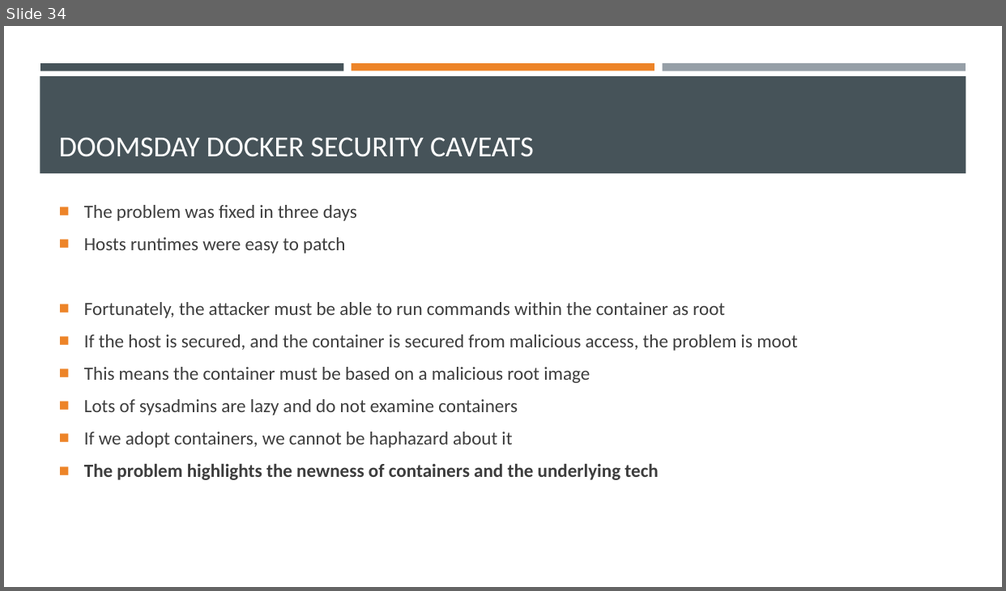
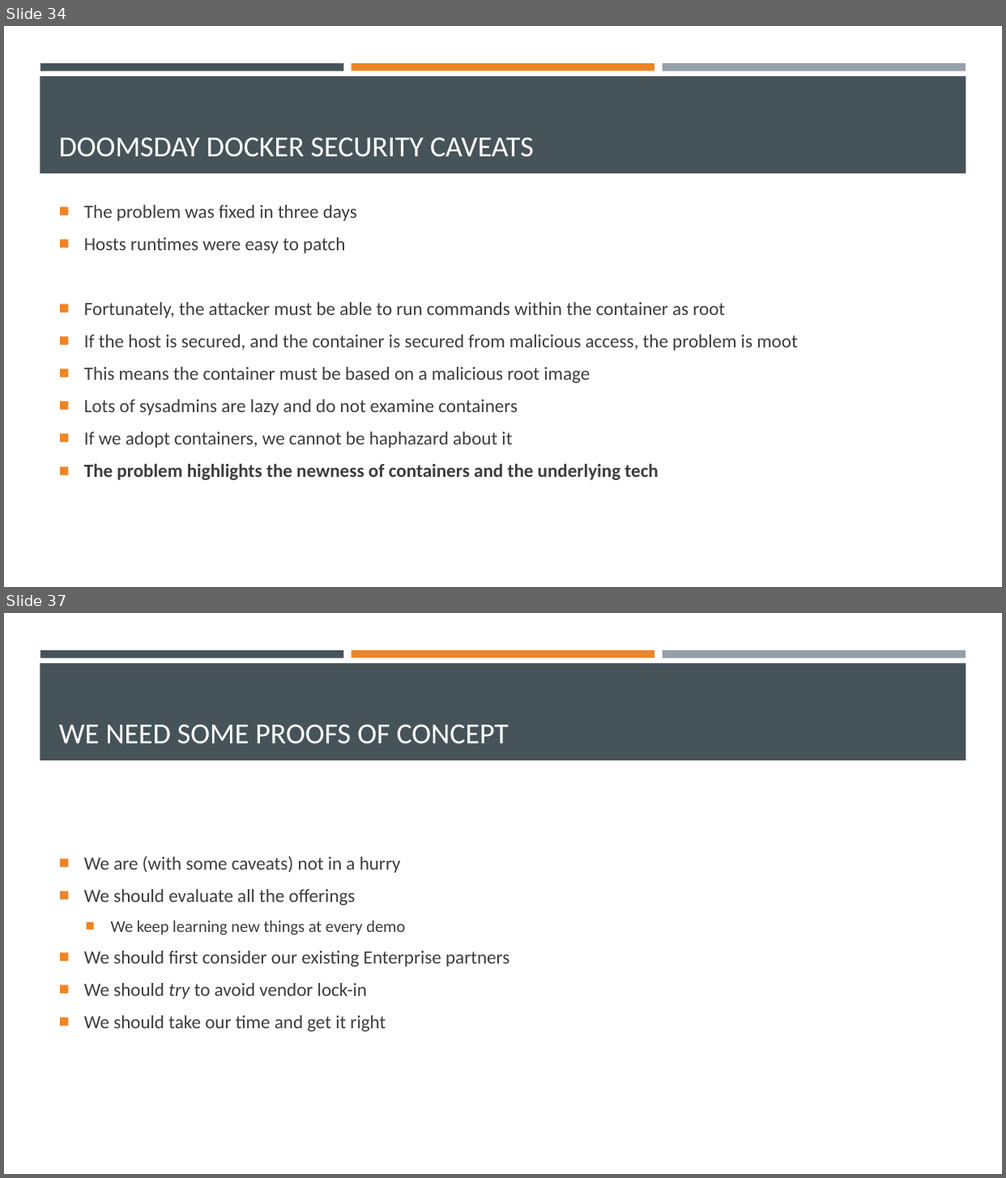
Before and after one commit to EnterpriseProductsLP/introduction-to-docker, a slide deck: presentation/presentation.pptx. Shown one above the other, each under a label of ours: slide 34 before the commit, slides 34 and 37 after it; the slides between them are not shown. The pictures are 1006x591 and 1006x1178 pixels, drawn with LibreOffice and Linux fonts; fonts in the diff are those of the drawing. Boxes give left, top, right and bottom in pixels: in the first picture for what was removed or moved away, otherwise in the second. Text is boxed around its words. In the diff, an @@ line names an element or a change of style, - is before the commit and + after.

```diff
--- a/presentation/presentation.pptx
+++ b/presentation/presentation.pptx
@@ slide 37 added at [4, 613, 1002, 1174], background #FFFFFF; not listed: 4 template elements that a slide beside it also shows @@
@@ title added at [59, 724, 509, 744], 28 pt, text #FFFFFF @@
+WE NEED SOME PROOFS OF CONCEPT
@@ text added at [84, 856, 509, 1032], 18 pt, text #3D3D3D @@
+■ We are (with some caveats) not in a hurry
+■ We should evaluate all the offerings
+  ■ We keep learning new things at every demo
+■ We should first consider our existing Enterprise partners
+■ We should try to avoid vendor lock-in
+■ We should take our time and get it right
```
Also in this commit, not shown: 5 other slides added.
